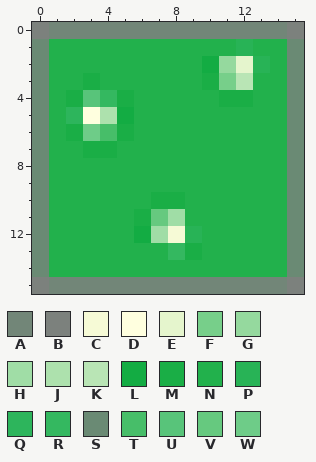
Two states of a pixel-art sprite, assets/images/mapa.png. Above is the file before it was changed.
The file is 16x16 pixels. Colours within 5 levels of each other are drawn and written as one.
Palette (. is transparent): A #728678  B #7c817d  C #f6fad6  D #ffffdf  E #e5f5cd  F #77cf8a  G #95d99e  H #a0dda6  J #ade1ad  K #b9e5b5  L #13ac43  M #1aae46  N #22b14c  P #28b356  Q #2db55c  R #34b860  S #6a8a74  T #47be69  U #58c47a  V #66c97f  W #6ecc88
And afterwards:
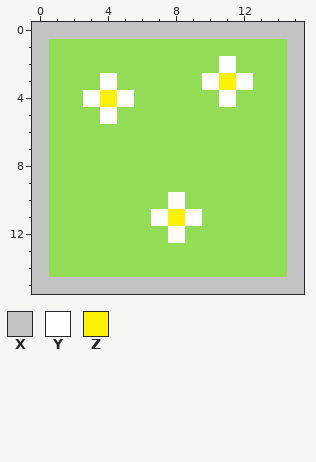
Colours new in this view: X #c3c3c3  Y #ffffff  Z #fff200
Edits made:
Colour N changes from #22b14c to #93dc56.
The author changed colour D to colour N in row 5 at x 3.
The author changed colour E to colour N in row 2 at x 12.
The author changed colour H to colour N in row 12 at x 7.
The author changed colour L to colour N in row 2 at x 10; in row 5 at x 5; in row 12 at x 6.
The author changed colour M to colour N in row 3 at x 3; in row 4 at x 2 and 12; in row 6 at x 2 and 5; in row 7 at x 3 to 4; in row 10 at x 7; in row 11 at x 6.
The author changed colour M to colour N in row 13 at x 9.
The author changed colour P to colour N in row 1 at x 12; in row 2 at x 13; in row 12 at x 9.
The author changed colour Q to colour N in row 5 at x 2.
The author changed colour R to colour N in row 13 at x 8.
The author changed colour T to colour N in row 6 at x 4.
The author changed colour W to colour N in row 6 at x 3.
The author changed colour A to colour X in row 0 at x 1 to 14; in row 15 at x 1 to 14.
The author changed colour B to colour X in row 0 at x 0 and 15; in row 15 at x 0 and 15.
The author changed colour S to colour X in rows 1 to 14 at x 0 and 15.
The author changed colour C to colour Y in row 12 at x 8.
The author changed colour G to colour Y in row 2 at x 11.
The author changed colour J to colour Y in row 5 at x 4.
The author changed colour K to colour Y in row 3 at x 12.
The author changed colour M to colour Y in row 3 at x 10; in row 4 at x 5 and 11; in row 10 at x 8.
The author changed colour N to colour Y in row 3 at x 4; in row 11 at x 9.
The author changed colour U to colour Y in row 4 at x 3.
The author changed colour V to colour Y in row 11 at x 7.
The author changed colour F to colour Z in row 3 at x 11.
The author changed colour H to colour Z in row 11 at x 8.
The author changed colour R to colour Z in row 4 at x 4.
Where, in picture pixels (left, top, right, bottom), the same in both pictures:
changed: (32, 22, 304, 294)
